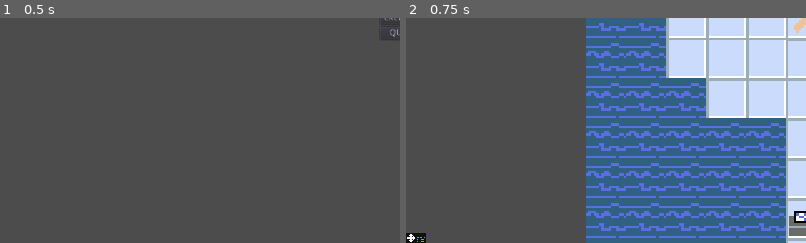
Above: before the commit, frames 1-2 (left to right).
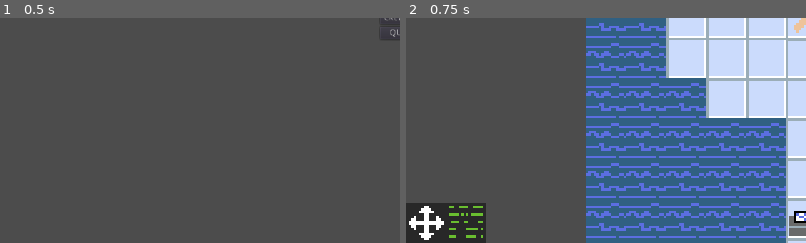
Above: after the commit, the same moments.

Repository: Byteron/together
Game: Godot game, scene res://src/menu/TitleScreen.tscn
The game is run twice, just before and just after one commit, with the same random seed, the same clock (stepped at 60 frames per second) and the same inputs.
Inputs:
- Up to frame 1 (0.5 s): no input
- Up to frame 2 (0.75 s): click "PLAY" at 0.5 s
The pictures show only the part of the screen within x 0-50%, y 50-100%; the shares and areas given below are measured in that part.

Frame 1 is identical in both runs. In frame 2, 3.4% of the frame differs, in the area x 0-20%, y 82-100%.
Error before the commit: Invalid get index 'Floor' (on base: 'Dictionary'). (res://src/level/Level.gd:103)
Error after the commit: Invalid get index 'Floor' (on base: 'Dictionary'). (res://src/level/Level.gd:101)

Commit message:
fixed ability panel

Diff:
--- a/src/game/hud/AbilityItem.tscn
+++ b/src/game/hud/AbilityItem.tscn
@@ -3,9 +3,15 @@
 [ext_resource path="res://assets/images/ability-move.png" type="Texture" id=1]
 
 [node name="AbilityItem" type="TextureRect"]
-margin_right = 16.0
-margin_bottom = 16.0
+margin_right = 64.0
+margin_bottom = 64.0
+rect_min_size = Vector2( 64, 64 )
 hint_tooltip = "Can Move"
-size_flags_horizontal = 13
-size_flags_vertical = 13
+size_flags_horizontal = 12
+size_flags_vertical = 12
 texture = ExtResource( 1 )
+expand = true
+stretch_mode = 1
+__meta__ = {
+"_edit_use_anchors_": false
+}
--- a/src/game/hud/AbilityPanel.tscn
+++ b/src/game/hud/AbilityPanel.tscn
@@ -4,17 +4,17 @@
 [ext_resource path="res://src/game/hud/AbilityPanel.gd" type="Script" id=3]
 
 [sub_resource type="StyleBoxFlat" id=1]
-bg_color = Color( 0, 0, 0, 0.784314 )
+bg_color = Color( 0, 0, 0, 0.470588 )
 
 [node name="AbilityPanel" type="PanelContainer" groups=[
 "AbilityPanel",
 ]]
 anchor_top = 1.0
 anchor_bottom = 1.0
-margin_top = -16.0
-margin_right = 32.0
-size_flags_horizontal = 13
-size_flags_vertical = 13
+margin_top = -64.0
+margin_right = 64.0
+size_flags_horizontal = 11
+size_flags_vertical = 11
 custom_styles/panel = SubResource( 1 )
 script = ExtResource( 3 )
 __meta__ = {
@@ -23,6 +23,8 @@
 AbilityItem = ExtResource( 1 )
 
 [node name="VBoxContainer" type="HBoxContainer" parent="."]
-margin_right = 32.0
-margin_bottom = 16.0
+margin_right = 64.0
+margin_bottom = 64.0
+size_flags_horizontal = 3
+size_flags_vertical = 3
 custom_constants/separation = 0
--- a/src/level/Level.gd
+++ b/src/level/Level.gd
@@ -98,8 +98,6 @@
 			loc.cell = cell
 			loc.position = map_to_world(cell)
 
-
-			print(Data.terrains, tile_map.tile_set.tile_get_name(tile))
 			loc.terrain = Data.terrains[tile_map.tile_set.tile_get_name(tile)]
 
 			locations[cell] = loc
